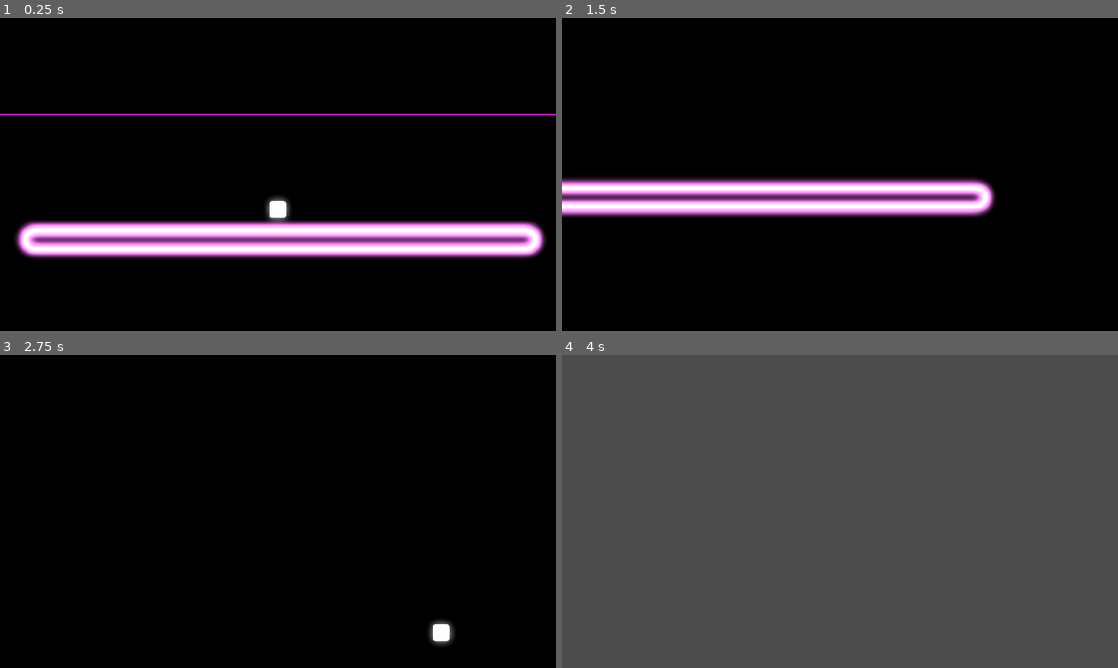
Above: before the commit, frames 1-4 (two rows, left to right).
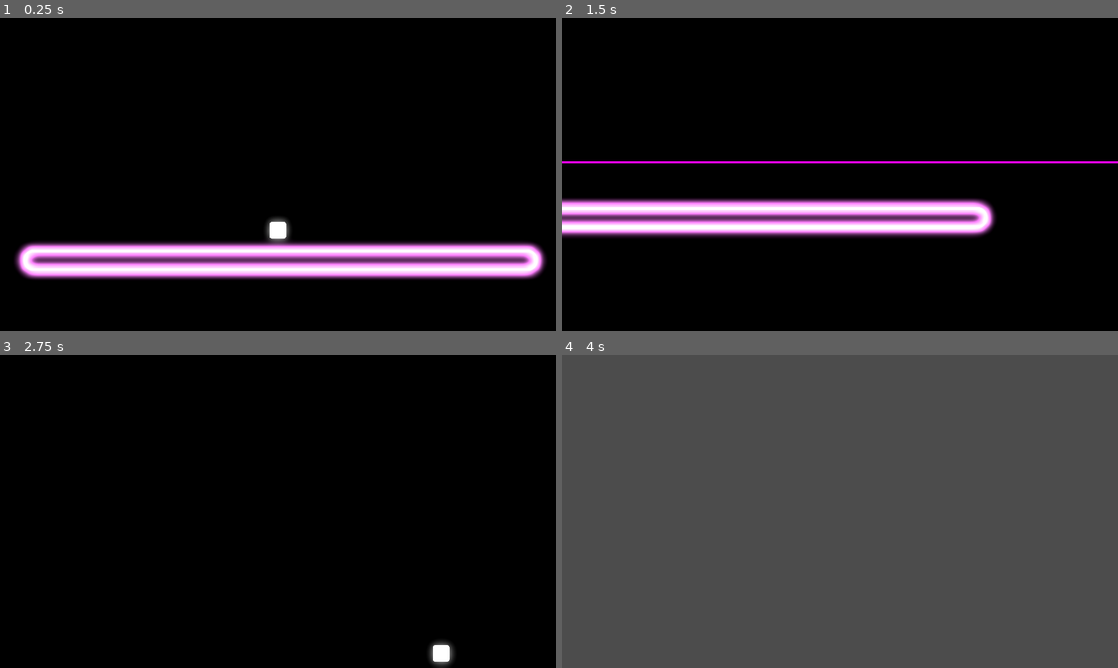
Above: after the commit, the same moments.

Repository: FireEntity1/beat-jumper
Game: Godot game, scene res://scenes/main_game.tscn
The game is run twice, just before and just after one commit, with the same random seed, the same clock (stepped at 60 frames per second) and the same inputs.
Inputs:
- Up to frame 1 (0.25 s): no input
- Up to frame 2 (1.5 s): tap Enter at 0.5 s; hold D (right) from 0.53 s (still down); tap Ctrl (dash) at 0.6 s; tap Space (jump) at 0.77 s; tap S (slam) at 1.35 s
- Up to frame 3 (2.75 s): tap Space (jump) at 1.52 s; release D (right) at 2.03 s; hold Left (left) from 2.03 s (still down); tap Alt at 2.1 s
- Up to frame 4 (4 s): release Left (left) at 2.78 s; hold D (right) from 2.78 s (still down); tap Shift at 2.85 s; tap Space (jump) at 3.02, 3.77 s; tap Ctrl (dash) at 3.6 s

The runs differ from the first frame. In frame 1, 18% of the frame differs, in the area x 0-100%, y 30-84%; in frame 2, 15%; in frame 3, 0.6%; in frame 4, nothing differs.

Commit message:
feat: movement, cam edges, beginning firing system

Diff:
--- a/components/laser.tscn
+++ b/components/laser.tscn
@@ -7,7 +7,7 @@
 
 [node name="sprite" type="ColorRect" parent="."]
 modulate = Color(8.743, 5.192, 6.831, 0)
-offset_left = -2101.0
-offset_top = 13.0
-offset_right = 5046.0
-offset_bottom = 21.0
+offset_left = -3573.0
+offset_top = -4.0
+offset_right = 3574.0
+offset_bottom = 4.0
--- a/components/player.tscn
+++ b/components/player.tscn
@@ -20,9 +20,10 @@
 shape = SubResource("RectangleShape2D_0g4kb")
 
 [node name="camera" type="Camera2D" parent="."]
-position = Vector2(0, -91)
+position = Vector2(0, -198)
 zoom = Vector2(0.67, 0.67)
 limit_left = -2000
+limit_top = -1300
 limit_right = 2000
 position_smoothing_enabled = true
 rotation_smoothing_enabled = true
--- a/project.godot
+++ b/project.godot
@@ -14,6 +14,10 @@
 run/main_scene="uid://cd0l2flrue8ie"
 config/features=PackedStringArray("4.4", "Mobile")
 config/icon="res://icon.svg"
+
+[autoload]
+
+global="*res://scripts/global.gd"
 
 [display]
 
--- a/scenes/main_game.tscn
+++ b/scenes/main_game.tscn
@@ -1,8 +1,8 @@
 [gd_scene load_steps=8 format=3 uid="uid://cd0l2flrue8ie"]
 
+[ext_resource type="Script" uid="uid://6bbe45ewoge8" path="res://scripts/event_handler.gd" id="1_0rdsr"]
 [ext_resource type="Texture2D" uid="uid://cau03qpr1fblt" path="res://sprites/platform.png" id="1_72e8q"]
 [ext_resource type="PackedScene" uid="uid://dg2baiggrj1" path="res://components/player.tscn" id="2_72e8q"]
-[ext_resource type="PackedScene" uid="uid://dbgowdk1hoq0q" path="res://components/laser.tscn" id="3_d2op2"]
 
 [sub_resource type="Environment" id="Environment_72e8q"]
 background_mode = 3
@@ -30,6 +30,7 @@
 scale_max = 7.0
 
 [node name="main_game" type="Node2D"]
+script = ExtResource("1_0rdsr")
 
 [node name="bg" type="ColorRect" parent="."]
 offset_left = -3604.0
@@ -47,7 +48,6 @@
 
 [node name="collision" type="CollisionShape2D" parent="main_platform"]
 position = Vector2(-2.08148, 195.319)
-scale = Vector2(1, 1)
 shape = SubResource("RectangleShape2D_s3esy")
 
 [node name="platform_sprite" type="Sprite2D" parent="main_platform"]
@@ -59,15 +59,12 @@
 [node name="player" parent="." instance=ExtResource("2_72e8q")]
 position = Vector2(-11, -4)
 
-[node name="laser" parent="." instance=ExtResource("3_d2op2")]
-position = Vector2(-1560, -375)
-
 [node name="world_particles" type="GPUParticles2D" parent="."]
 modulate = Color(1, 1, 1, 0.085)
 position = Vector2(10, -535)
 scale = Vector2(12.16, 7.60782)
 amount = 256
-lifetime = 16.09
+lifetime = 60.0
 preprocess = 10.0
 trail_enabled = true
 process_material = SubResource("ParticleProcessMaterial_d2op2")
--- /dev/null
+++ b/scenes/title.tscn
@@ -0,0 +1,15 @@
+[gd_scene load_steps=2 format=3 uid="uid://cv2ys532c6hk5"]
+
+[ext_resource type="Texture2D" uid="uid://bsigqixscx35e" path="res://sprites/logo.png" id="1_4ignj"]
+
+[node name="title" type="Node2D"]
+
+[node name="bg" type="ColorRect" parent="."]
+offset_right = 1939.0
+offset_bottom = 1090.0
+color = Color(0, 0, 0, 1)
+
+[node name="Logo" type="Sprite2D" parent="."]
+position = Vector2(962, 528)
+scale = Vector2(0.818519, 0.818519)
+texture = ExtResource("1_4ignj")
--- /dev/null
+++ b/scripts/event_handler.gd
@@ -0,0 +1,23 @@
+extends Node2D
+
+var laser = preload("res://components/laser.tscn")
+@export var bpm = 120
+
+var beat = 0.0
+var last_beat = 0.0
+
+var event = 6
+
+func _ready() -> void:
+	await get_tree().create_timer(1).timeout
+	add_child(laser.instantiate())
+
+func _process(delta: float) -> void:
+	last_beat = beat
+	global.last_beat = beat
+	beat += (bpm/60)*delta
+	global.beat = beat
+	if last_beat-2 < event-2 and beat-2 >= event-2:
+		var temp = laser.instantiate()
+		temp.fire_beat = beat
+		add_child(temp)
--- /dev/null
+++ b/scripts/global.gd
@@ -0,0 +1,9 @@
+extends Node
+
+var beat = 0
+var last_beat = 0
+func _ready() -> void:
+	pass
+
+func _process(delta: float) -> void:
+	pass
--- a/scripts/laser.gd
+++ b/scripts/laser.gd
@@ -1,4 +1,7 @@
 extends Node2D
+
+@export var fire_pos: String
+@export var fire_beat: float
 
 var is_fired = false
 var finished = false
@@ -14,6 +17,8 @@
 	queue_free()
 
 func _process(delta: float) -> void:
+	if global.last_beat < fire_beat and global.beat >= fire_beat:
+		is_fired = true
 	if not is_fired and $sprite.modulate.a < 1:
 		$sprite.modulate.a += delta*5
 	if is_fired and not finished:
--- a/scripts/player.gd
+++ b/scripts/player.gd
@@ -36,7 +36,12 @@
 		await get_tree().create_timer(0.08).timeout
 		scale_target = Vector2(1,1)
 
+	if Input.is_action_just_released("left") or Input.is_action_just_released("right"):
+		scale_target = Vector2(1,1)
+
 	var direction := Input.get_axis("left", "right")
+	if direction and is_on_floor():
+		scale_target = Vector2(1.2,0.8)
 	if direction:
 		velocity.x = direction * SPEED
 		prev_dir = direction
Not shown, added: scripts/event_handler.gd.uid
Not shown, added: scripts/global.gd.uid
Binary file changed: song-projects/edm.band/Alternatives/000/WindowImage.jpg
Binary file added: sprites/logo.png
Not shown, added: sprites/logo.png.import
Not shown, changed: song-projects/edm.band/Alternatives/000/DisplayState.plist
Not shown, changed: song-projects/edm.band/Alternatives/000/DisplayStateArchive
Not shown, changed: song-projects/edm.band/Alternatives/000/ProjectData
